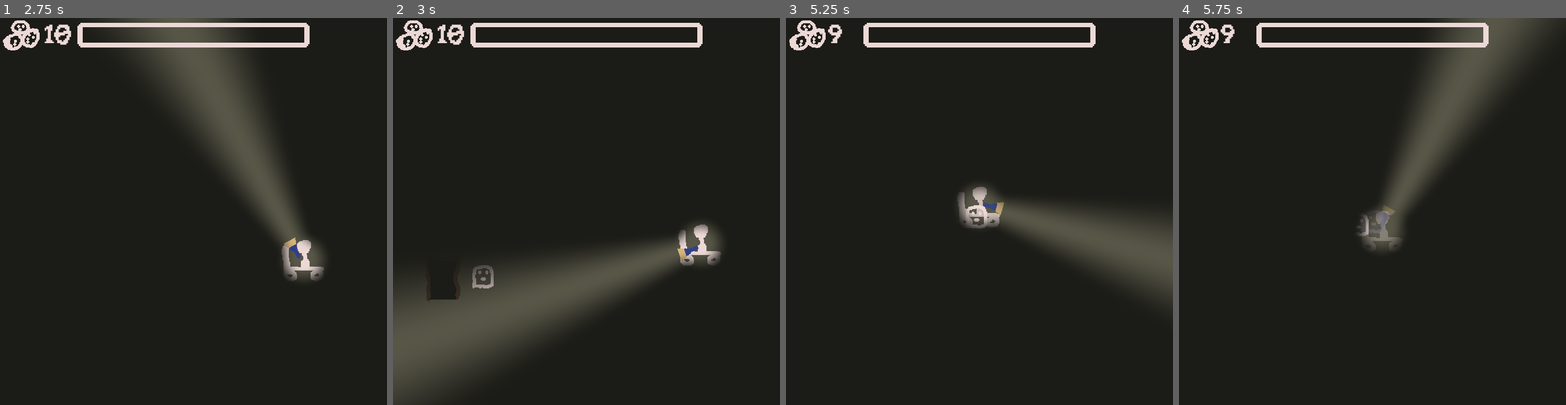
Above: before the commit, frames 1-4 (left to right).
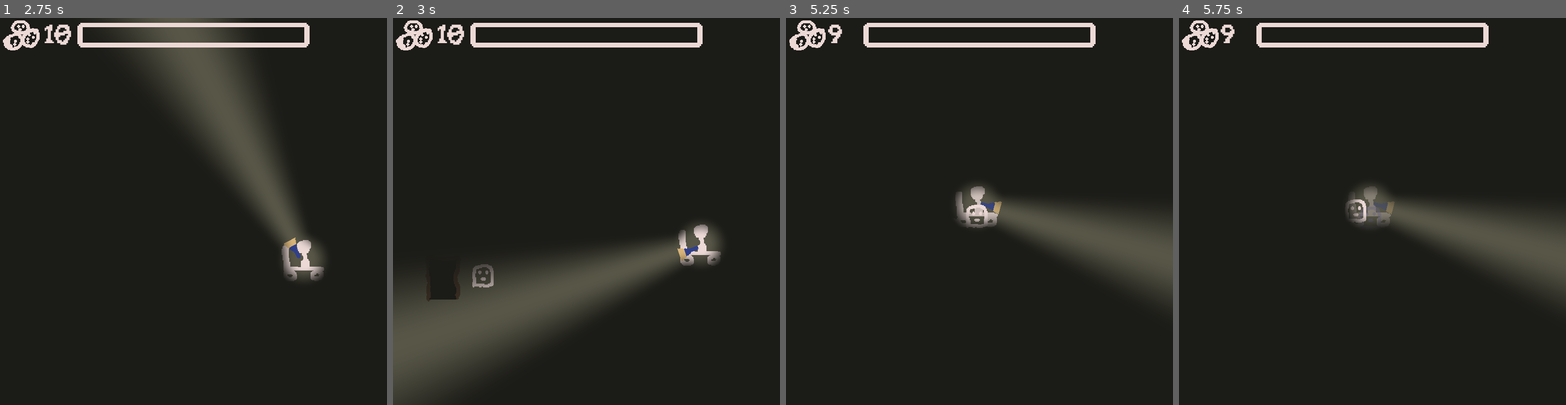
Above: after the commit, the same moments.

Repository: nolenroyalty/flashlight-survivors
Game: Godot game, scene res://Main.tscn
The game is run twice, just before and just after one commit, with the same random seed, the same clock (stepped at 60 frames per second) and the same inputs.
Inputs (mouse positions are in pixels of both pictures, inside the frame that each line leads up to):
- Up to frame 1 (2.75 s): tap Enter at 0.5 s; move the mouse to (278, 192) at 0.52 s; hold D (player_right) 0.53-1.28 s; move the mouse to (116, 230) at 1.27 s; hold S (player_down) 1.28-2.03 s; move the mouse to (232, 126) at 2.02 s; hold D (player_right) from 2.03 s (still down)
- Up to frame 2 (3 s): move the mouse to (567, 288) at 2.77 s; release D (player_right) at 2.78 s; hold W (player_up) from 2.78 s (still down)
- Up to frame 3 (5.25 s): move the mouse to (1095, 269) at 3.52 s; release W (player_up) at 3.53 s; hold A (player_left) 3.53-5.03 s; tap X (debug_spawn_enemy) at 4.15 s; move the mouse to (863, 153) at 4.27 s; move the mouse to (998, 211) at 5.02 s; hold S (player_down) from 5.03 s (still down)
- Up to frame 4 (5.75 s): keep holding S (player_down)

Frame 1 is identical in both runs. In frame 2, less than 0.1% of the frame differs, in the area x 20-26%, y 63-70%; in frame 3, 0.3%; in frame 4, 15%, in the area x 43-100%, y 0-73%.

Commit message:
abstract away enemy stuff

Diff:
--- a/Main.gd
+++ b/Main.gd
@@ -1,6 +1,4 @@
 extends Node2D
-var Enemy = preload("res://enemies/DefaultEnemy.tscn")
-var Door = preload("res://enemies/Doorway.tscn")
 var UpgradeDialogue = preload("res://ui/UpgradeDialogue.tscn")
 
 onready var player = $Player
@@ -30,8 +28,3 @@
 	U.xpbar = xpbar
 	rng = RandomNumberGenerator.new()
 	rng.randomize()
-
-func _process(_delta):
-	if Input.is_action_just_pressed("debug_spawn_enemy"):
-		var enemy = Enemy.instance()
-		add_child(enemy)
--- a/enemies/DefaultEnemy.gd
+++ b/enemies/BaseEnemy.gd
@@ -1,69 +1,54 @@
 extends KinematicBody2D
+class_name BaseEnemy
 
 var Explosion = preload("res://light-sources/Explosion.tscn")
-onready var anim = $AnimationPlayer
-onready var hitbox = $Hitbox
-
-enum S { ALIVE, DEAD }
-
-const SPEED = 75
-var health = 5
+var is_dead = false
+var health = 1
+var touching_player = false
 var power = 1
-var state = S.ALIVE
-var touching_player = false
-var xp_gain = 5
-# Maybe we should just get rid of this? It's weird to have it + iframes
+var xp_gain = 1
 var seconds_per_attack = 0.1
 
-func _physics_process(_delta):
-	match state:
-		S.ALIVE:
-			var dir = position.direction_to(U.player.position)
-			var _extra_velocity = move_and_slide(SPEED * dir)
-
-func set_spin_and_transparency(spin, transparency):
-	rotation_degrees = spin
-	$Sprite.modulate.a = transparency
-
-func die_when_dead(name):
-	if name == "die":
-		call_deferred("queue_free")
-
 func maybe_explode():
-	var exploded = State.should_explode()
-	if exploded:
+	if State.should_explode():
 		var explosion = Explosion.instance()
-		# explosion.init(position)
 		explosion.position = position
 		get_parent().call_deferred("add_child", explosion)
 		return true
 	return false
 
+func handle_death():
+	call_deferred("queue_free")
+
 func die():
-	state = S.DEAD
+	if is_dead:
+		return
+	is_dead = true
 	U.xpbar.add_xp(xp_gain)
 	if maybe_explode():
 		call_deferred("queue_free")
 	else:
-		anim.play("die")
-		$AnimatedSprite.play("die")
-		anim.connect("animation_finished", self, "die_when_dead")
+		handle_death()
 
-func alive():
-	return state == S.ALIVE
+func play_damage_animation():
+	var t = get_tree().create_tween()
+	t.tween_property(self, "modulate", Color("#645f678e"), 0.35)
+	t.tween_property(self, "modulate", Color("#ffffff"), 0.35)
+	t.set_trans(Tween.TRANS_QUAD)
 
 func damage(amount):
-	if state == S.DEAD:
+	if is_dead:
 		return
-	# This should maybe make them fade more as they have taken more damage!
+
 	health -= amount
 	if health <= 0:
 		die()
 	else:
-		anim.play("damage")
+		play_damage_animation()
+
 
 func deal_damage_if_touching():
-	if alive() and touching_player:
+	if not is_dead and touching_player:
 		U.player.damage(power)
 		var timer = get_tree().create_timer(seconds_per_attack, false)
 		timer.connect("timeout", self, "deal_damage_if_touching")
@@ -83,9 +68,16 @@
 		return
 	touching_player = false
 
+func play_spawn_animation():
+	scale = U.v(0.1, 0.6)
+	var t = get_tree().create_tween()
+	t.tween_property(self, "scale", U.v(1.1, 1.05), 0.3)
+	t.tween_property(self, "scale", U.v(1.0, 1.0), 0.3)
+	t.set_ease(Tween.EASE_OUT_IN)
+	t.set_trans(Tween.TRANS_QUAD)
 
 func _ready():
 	var _ignore = $Hitbox.connect("area_entered", self, "on_touched_player")
 	_ignore = $Hitbox.connect("area_exited", self, "on_stopped_touching_player")
-	self.scale = U.v(0.1, 0.1)
-	anim.play("spawn")
+	scale = U.v(0.1, 0.1)
+	play_spawn_animation()
--- /dev/null
+++ b/enemies/BaseEnemy.tscn
@@ -0,0 +1,21 @@
+[gd_scene load_steps=3 format=2]
+
+[ext_resource path="res://enemies/BaseEnemy.gd" type="Script" id=1]
+
+[sub_resource type="CircleShape2D" id=1]
+
+[node name="KinematicBody2D" type="KinematicBody2D"]
+collision_layer = 32
+collision_mask = 100
+script = ExtResource( 1 )
+
+[node name="Hitbox" type="Area2D" parent="."]
+collision_layer = 16
+
+[node name="Collision" type="CollisionShape2D" parent="."]
+scale = Vector2( 1, 1.00756 )
+shape = SubResource( 1 )
+
+[node name="Hurtbox" type="Area2D" parent="."]
+collision_layer = 8
+collision_mask = 2
--- a/enemies/DefaultEnemy.tscn
+++ b/enemies/DefaultEnemy.tscn
@@ -1,7 +1,8 @@
-[gd_scene load_steps=23 format=2]
+[gd_scene load_steps=37 format=2]
 
 [ext_resource path="res://enemies/DefaultEnemy.gd" type="Script" id=1]
 [ext_resource path="res://Aseprite/ghost.png" type="Texture" id=2]
+[ext_resource path="res://Aseprite/spider.png" type="Texture" id=3]
 
 [sub_resource type="CircleShape2D" id=5]
 resource_local_to_scene = true
@@ -169,6 +170,62 @@
 atlas = ExtResource( 2 )
 region = Rect2( 352, 0, 32, 32 )
 
+[sub_resource type="AtlasTexture" id=24]
+atlas = ExtResource( 3 )
+region = Rect2( 512, 0, 64, 64 )
+
+[sub_resource type="AtlasTexture" id=25]
+atlas = ExtResource( 3 )
+region = Rect2( 448, 0, 64, 64 )
+
+[sub_resource type="AtlasTexture" id=26]
+atlas = ExtResource( 3 )
+region = Rect2( 384, 0, 64, 64 )
+
+[sub_resource type="AtlasTexture" id=27]
+atlas = ExtResource( 3 )
+region = Rect2( 320, 0, 64, 64 )
+
+[sub_resource type="AtlasTexture" id=28]
+atlas = ExtResource( 3 )
+region = Rect2( 256, 0, 64, 64 )
+
+[sub_resource type="AtlasTexture" id=29]
+atlas = ExtResource( 3 )
+region = Rect2( 0, 0, 64, 64 )
+
+[sub_resource type="AtlasTexture" id=30]
+atlas = ExtResource( 3 )
+region = Rect2( 64, 0, 64, 64 )
+
+[sub_resource type="AtlasTexture" id=31]
+atlas = ExtResource( 3 )
+region = Rect2( 128, 0, 64, 64 )
+
+[sub_resource type="AtlasTexture" id=32]
+atlas = ExtResource( 3 )
+region = Rect2( 192, 0, 64, 64 )
+
+[sub_resource type="AtlasTexture" id=33]
+atlas = ExtResource( 3 )
+region = Rect2( 256, 0, 64, 64 )
+
+[sub_resource type="AtlasTexture" id=34]
+atlas = ExtResource( 3 )
+region = Rect2( 320, 0, 64, 64 )
+
+[sub_resource type="AtlasTexture" id=35]
+atlas = ExtResource( 3 )
+region = Rect2( 384, 0, 64, 64 )
+
+[sub_resource type="AtlasTexture" id=36]
+atlas = ExtResource( 3 )
+region = Rect2( 448, 0, 64, 64 )
+
+[sub_resource type="AtlasTexture" id=37]
+atlas = ExtResource( 3 )
+region = Rect2( 512, 0, 64, 64 )
+
 [sub_resource type="AtlasTexture" id=9]
 atlas = ExtResource( 2 )
 region = Rect2( 0, 0, 32, 32 )
@@ -180,10 +237,6 @@
 [sub_resource type="AtlasTexture" id=11]
 atlas = ExtResource( 2 )
 region = Rect2( 64, 0, 32, 32 )
-
-[sub_resource type="AtlasTexture" id=12]
-atlas = ExtResource( 2 )
-region = Rect2( 96, 0, 32, 32 )
 
 [sub_resource type="SpriteFrames" id=13]
 animations = [ {
@@ -192,7 +245,17 @@
 "name": "die",
 "speed": 12.0
 }, {
-"frames": [ SubResource( 9 ), SubResource( 10 ), SubResource( 11 ), SubResource( 12 ) ],
+"frames": [ SubResource( 24 ), SubResource( 25 ), SubResource( 26 ), SubResource( 27 ), SubResource( 28 ) ],
+"loop": true,
+"name": "finish roll",
+"speed": 5.0
+}, {
+"frames": [ SubResource( 29 ), SubResource( 30 ), SubResource( 31 ), SubResource( 32 ), SubResource( 33 ), SubResource( 34 ), SubResource( 35 ), SubResource( 36 ), SubResource( 37 ) ],
+"loop": true,
+"name": "prepare-roll",
+"speed": 5.0
+}, {
+"frames": [ SubResource( 9 ), SubResource( 10 ), SubResource( 11 ) ],
 "loop": true,
 "name": "walk",
 "speed": 10.0
@@ -202,14 +265,6 @@
 collision_layer = 32
 collision_mask = 100
 script = ExtResource( 1 )
-
-[node name="ColorRect" type="ColorRect" parent="."]
-visible = false
-margin_left = -16.0
-margin_top = -16.0
-margin_right = 16.0
-margin_bottom = 16.0
-color = Color( 0.435294, 0.117647, 0.117647, 1 )
 
 [node name="Collision" type="CollisionShape2D" parent="."]
 shape = SubResource( 5 )
@@ -237,4 +292,5 @@
 [node name="AnimatedSprite" type="AnimatedSprite" parent="."]
 frames = SubResource( 13 )
 animation = "walk"
+frame = 2
 playing = true
--- a/enemies/Doorway.gd
+++ b/enemies/Doorway.gd
@@ -4,7 +4,7 @@
 
 onready var anim = $AnimationPlayer
 
-var DefaultEnemy = preload("res://enemies/DefaultEnemy.tscn")
+var Ghost = preload("res://enemies/Ghost.tscn")
 
 var enemies_to_spawn = 0
 var enemies_spawned = 0
@@ -29,7 +29,7 @@
 		t.tween_property(self, "scale", U.v(1.2, 1.0), 0.3)
 		t.tween_property(self, "scale", U.v(1.0, 1.0), 0.3)
 		t.set_trans(Tween.TRANS_QUAD)
-		var enemy = DefaultEnemy.instance()
+		var enemy = Ghost.instance()
 		get_parent().add_child(enemy)
 		enemy.position = position
 		enemies_spawned += 1
--- /dev/null
+++ b/enemies/Ghost.gd
@@ -0,0 +1,21 @@
+extends BaseEnemy
+
+const SPEED = 75
+
+func die_when_dead(name):
+	if name == "die":
+		call_deferred("queue_free")
+
+func handle_death():
+	$AnimatedSprite.play("die")
+	$AnimationPlayer.play("die")
+	var _ignore = $AnimationPlayer.connect("animation_finished", self, "die_when_dead")
+
+func _physics_process(_delta):
+	if is_dead: return
+
+	var dir = position.direction_to(U.player.position)
+	var _v = move_and_slide(SPEED * dir)
+
+func _ready():
+	health = 3
--- /dev/null
+++ b/enemies/Ghost.tscn
@@ -0,0 +1,215 @@
+[gd_scene load_steps=22 format=2]
+
+[ext_resource path="res://enemies/BaseEnemy.tscn" type="PackedScene" id=1]
+[ext_resource path="res://Aseprite/ghost.png" type="Texture" id=2]
+[ext_resource path="res://enemies/Ghost.gd" type="Script" id=4]
+
+[sub_resource type="CapsuleShape2D" id=39]
+radius = 14.0
+height = 4.0
+
+[sub_resource type="CapsuleShape2D" id=40]
+radius = 14.0
+height = 4.0
+
+[sub_resource type="AtlasTexture" id=14]
+atlas = ExtResource( 2 )
+region = Rect2( 128, 0, 32, 32 )
+
+[sub_resource type="AtlasTexture" id=15]
+atlas = ExtResource( 2 )
+region = Rect2( 160, 0, 32, 32 )
+
+[sub_resource type="AtlasTexture" id=16]
+atlas = ExtResource( 2 )
+region = Rect2( 192, 0, 32, 32 )
+
+[sub_resource type="AtlasTexture" id=17]
+atlas = ExtResource( 2 )
+region = Rect2( 224, 0, 32, 32 )
+
+[sub_resource type="AtlasTexture" id=18]
+atlas = ExtResource( 2 )
+region = Rect2( 256, 0, 32, 32 )
+
+[sub_resource type="AtlasTexture" id=19]
+atlas = ExtResource( 2 )
+region = Rect2( 288, 0, 32, 32 )
+
+[sub_resource type="AtlasTexture" id=20]
+atlas = ExtResource( 2 )
+region = Rect2( 320, 0, 32, 32 )
+
+[sub_resource type="AtlasTexture" id=21]
+atlas = ExtResource( 2 )
+region = Rect2( 352, 0, 32, 32 )
+
+[sub_resource type="AtlasTexture" id=9]
+atlas = ExtResource( 2 )
+region = Rect2( 0, 0, 32, 32 )
+
+[sub_resource type="AtlasTexture" id=10]
+atlas = ExtResource( 2 )
+region = Rect2( 32, 0, 32, 32 )
+
+[sub_resource type="AtlasTexture" id=11]
+atlas = ExtResource( 2 )
+region = Rect2( 64, 0, 32, 32 )
+
+[sub_resource type="SpriteFrames" id=38]
+animations = [ {
+"frames": [ SubResource( 14 ), SubResource( 15 ), SubResource( 16 ), SubResource( 17 ), SubResource( 18 ), SubResource( 19 ), SubResource( 20 ), SubResource( 21 ) ],
+"loop": true,
+"name": "die",
+"speed": 12.0
+}, {
+"frames": [ SubResource( 9 ), SubResource( 10 ), SubResource( 11 ) ],
+"loop": true,
+"name": "walk",
+"speed": 10.0
+} ]
+
+[sub_resource type="Animation" id=41]
+length = 0.001
+tracks/0/type = "value"
+tracks/0/path = NodePath(".:scale")
+tracks/0/interp = 1
+tracks/0/loop_wrap = true
+tracks/0/imported = false
+tracks/0/enabled = true
+tracks/0/keys = {
+"times": PoolRealArray( 0 ),
+"transitions": PoolRealArray( 1 ),
+"update": 0,
+"values": [ Vector2( 1, 1 ) ]
+}
+tracks/1/type = "value"
+tracks/1/path = NodePath(".:modulate")
+tracks/1/interp = 1
+tracks/1/loop_wrap = true
+tracks/1/imported = false
+tracks/1/enabled = true
+tracks/1/keys = {
+"times": PoolRealArray( 0 ),
+"transitions": PoolRealArray( 1 ),
+"update": 0,
+"values": [ Color( 1, 1, 1, 1 ) ]
+}
+tracks/2/type = "value"
+tracks/2/path = NodePath(".:rotation_degrees")
+tracks/2/interp = 1
+tracks/2/loop_wrap = true
+tracks/2/imported = false
+tracks/2/enabled = true
+tracks/2/keys = {
+"times": PoolRealArray( 0 ),
+"transitions": PoolRealArray( 1 ),
+"update": 0,
+"values": [ 0.0 ]
+}
+
+[sub_resource type="Animation" id=42]
+resource_name = "damage"
+length = 0.75
+tracks/0/type = "value"
+tracks/0/path = NodePath(".:scale")
+tracks/0/interp = 2
+tracks/0/loop_wrap = true
+tracks/0/imported = false
+tracks/0/enabled = true
+tracks/0/keys = {
+"times": PoolRealArray( 0, 0.3, 0.6 ),
+"transitions": PoolRealArray( 1, 1, 1 ),
+"update": 0,
+"values": [ Vector2( 1, 1 ), Vector2( 1, 1 ), Vector2( 1, 1 ) ]
+}
+tracks/1/type = "value"
+tracks/1/path = NodePath(".:modulate")
+tracks/1/interp = 2
+tracks/1/loop_wrap = true
+tracks/1/imported = false
+tracks/1/enabled = true
+tracks/1/keys = {
+"times": PoolRealArray( 0, 0.4, 0.75 ),
+"transitions": PoolRealArray( 1, 1, 1 ),
+"update": 0,
+"values": [ Color( 1, 1, 1, 1 ), Color( 0.372549, 0.403922, 0.556863, 0.392157 ), Color( 1, 1, 1, 1 ) ]
+}
+
+[sub_resource type="Animation" id=43]
+resource_name = "die"
+length = 0.6
+tracks/0/type = "value"
+tracks/0/path = NodePath(".:rotation_degrees")
+tracks/0/interp = 1
+tracks/0/loop_wrap = true
+tracks/0/imported = false
+tracks/0/enabled = true
+tracks/0/keys = {
+"times": PoolRealArray( 0, 0.3 ),
+"transitions": PoolRealArray( 1, 1 ),
+"update": 0,
+"values": [ 0.0, 360.0 ]
+}
+tracks/1/type = "value"
+tracks/1/path = NodePath(".:scale")
+tracks/1/interp = 2
+tracks/1/loop_wrap = true
+tracks/1/imported = false
+tracks/1/enabled = true
+tracks/1/keys = {
+"times": PoolRealArray( 0, 0.6 ),
+"transitions": PoolRealArray( 1, 1 ),
+"update": 0,
+"values": [ Vector2( 1, 1 ), Vector2( 0.8, 0.8 ) ]
+}
+tracks/2/type = "value"
+tracks/2/path = NodePath(".:modulate")
+tracks/2/interp = 1
+tracks/2/loop_wrap = true
+tracks/2/imported = false
+tracks/2/enabled = true
+tracks/2/keys = {
+"times": PoolRealArray( 0, 0.6 ),
+"transitions": PoolRealArray( 1, 1 ),
+"update": 0,
+"values": [ Color( 1, 1, 1, 1 ), Color( 1, 1, 1, 0.392157 ) ]
+}
+
+[sub_resource type="Animation" id=44]
+resource_name = "spawn"
+length = 0.6
+tracks/0/type = "value"
+tracks/0/path = NodePath(".:scale")
+tracks/0/interp = 2
+tracks/0/loop_wrap = true
+tracks/0/imported = false
+tracks/0/enabled = true
+tracks/0/keys = {
+"times": PoolRealArray( 0, 0.3, 0.6 ),
+"transitions": PoolRealArray( 1, 1, 1 ),
+"update": 0,
+"values": [ Vector2( 0.1, 0.6 ), Vector2( 1.1, 1.05 ), Vector2( 1, 1 ) ]
+}
+
+[node name="Ghost" instance=ExtResource( 1 )]
+script = ExtResource( 4 )
+
+[node name="Hitbox" type="CollisionShape2D" parent="Hitbox" index="0"]
+shape = SubResource( 39 )
+
+[node name="CollisionShape2D" type="CollisionShape2D" parent="Hurtbox" index="0"]
+scale = Vector2( 1.00275, 1 )
+shape = SubResource( 40 )
+
+[node name="AnimatedSprite" type="AnimatedSprite" parent="." index="3"]
+frames = SubResource( 38 )
+animation = "walk"
+frame = 1
+playing = true
+
+[node name="AnimationPlayer" type="AnimationPlayer" parent="." index="4"]
+anims/RESET = SubResource( 41 )
+anims/damage = SubResource( 42 )
+anims/die = SubResource( 43 )
+anims/spawn = SubResource( 44 )
--- /dev/null
+++ b/enemies/Spider.tscn
@@ -0,0 +1,17 @@
+[gd_scene load_steps=4 format=2]
+
+[ext_resource path="res://enemies/DefaultEnemy.tscn" type="PackedScene" id=1]
+[ext_resource path="res://enemies/Spider.gd" type="Script" id=2]
+
+[sub_resource type="CircleShape2D" id=1]
+resource_local_to_scene = true
+
+[node name="Spider" instance=ExtResource( 1 )]
+script = ExtResource( 2 )
+
+[node name="Collision" parent="." index="1"]
+shape = SubResource( 1 )
+
+[node name="AnimatedSprite" parent="." index="5"]
+animation = "finish roll"
+frame = 4
--- a/project.godot
+++ b/project.godot
@@ -9,12 +9,18 @@
 config_version=4
 
 _global_script_classes=[ {
+"base": "KinematicBody2D",
+"class": "BaseEnemy",
+"language": "GDScript",
+"path": "res://enemies/BaseEnemy.gd"
+}, {
 "base": "Area2D",
 "class": "LightSource",
 "language": "GDScript",
 "path": "res://player/LightSource.gd"
 } ]
 _global_script_class_icons={
+"BaseEnemy": "",
 "LightSource": ""
 }
 
@@ -35,8 +41,8 @@
 
 window/size/width=500
 window/size/height=500
-window/size/test_width=1500
-window/size/test_height=1500
+window/size/test_width=1000
+window/size/test_height=1000
 window/dpi/allow_hidpi=true
 window/stretch/mode="2d"
 window/stretch/aspect="keep"
Binary file added: Aseprite/spider.aseprite
Binary file added: Aseprite/spider.png
Not shown, added: Aseprite/spider.png.import
